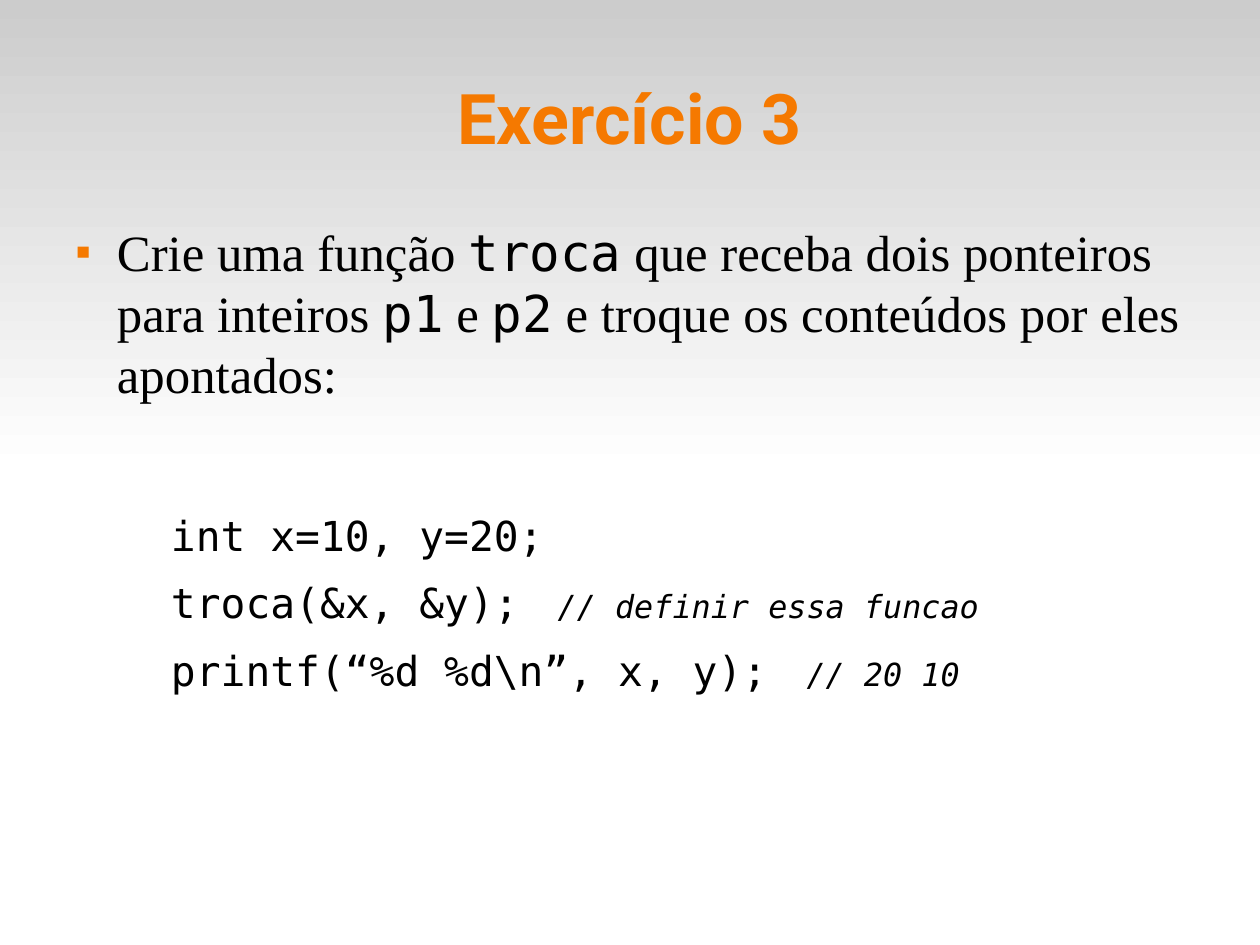
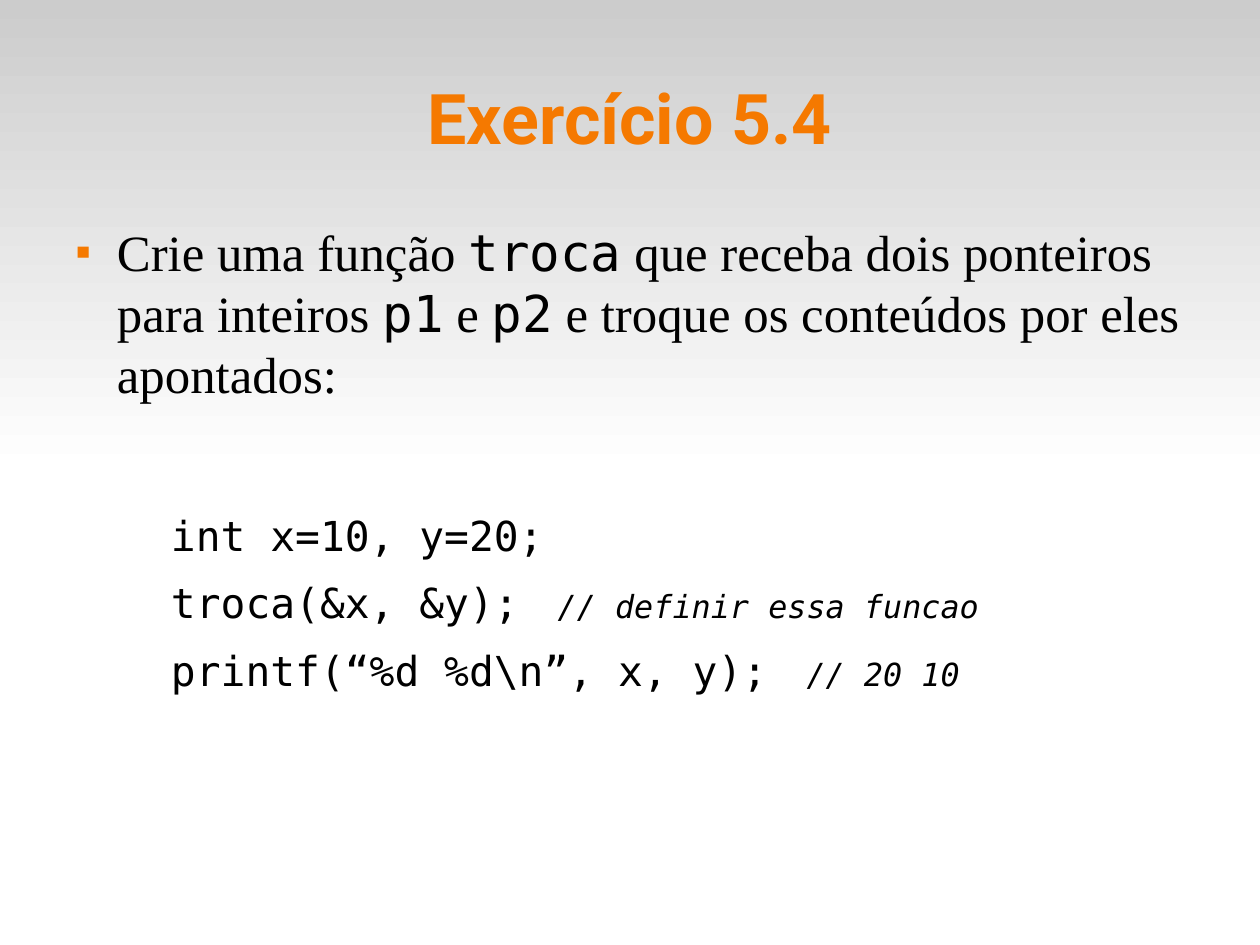
Before and after one commit to fsantanna-uerj/LP1, a slide deck: slide 11 of Slides/lp1-05-ponteiros.odp (slide 7 before the commit). Drawn at 1260x945 pixels with LibreOffice and Linux fonts; fonts in the diff are those of the drawing. Boxes give left, top, right and bottom in pixels: in the first picture for what was removed or moved away, otherwise in the second. Text is boxed around its words. In the diff, an @@ line names an element or a change of style, - is before the commit and + after.

```diff
--- a/Slides/lp1-05-ponteiros.odp
+++ b/Slides/lp1-05-ponteiros.odp
@@ title at (427,92,831,145): text changed @@
-Exercício 3
+Exercício 5.4
```
Also in this commit, not shown: 1 other slide changed, 3 slides added, 2 slides removed, 11 other files.
